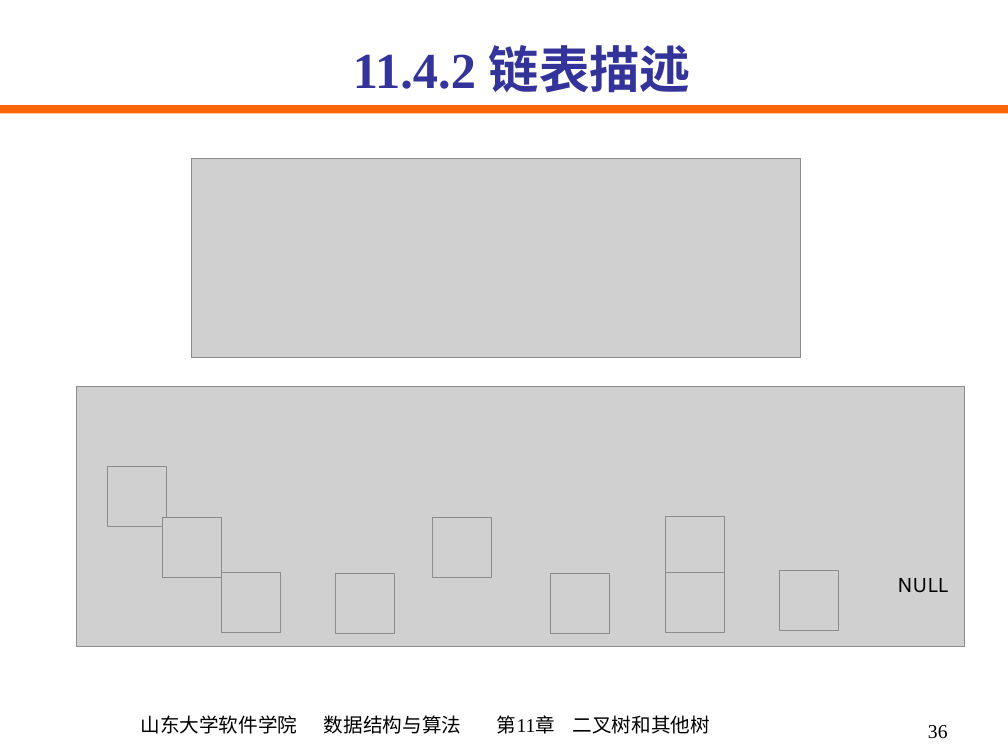
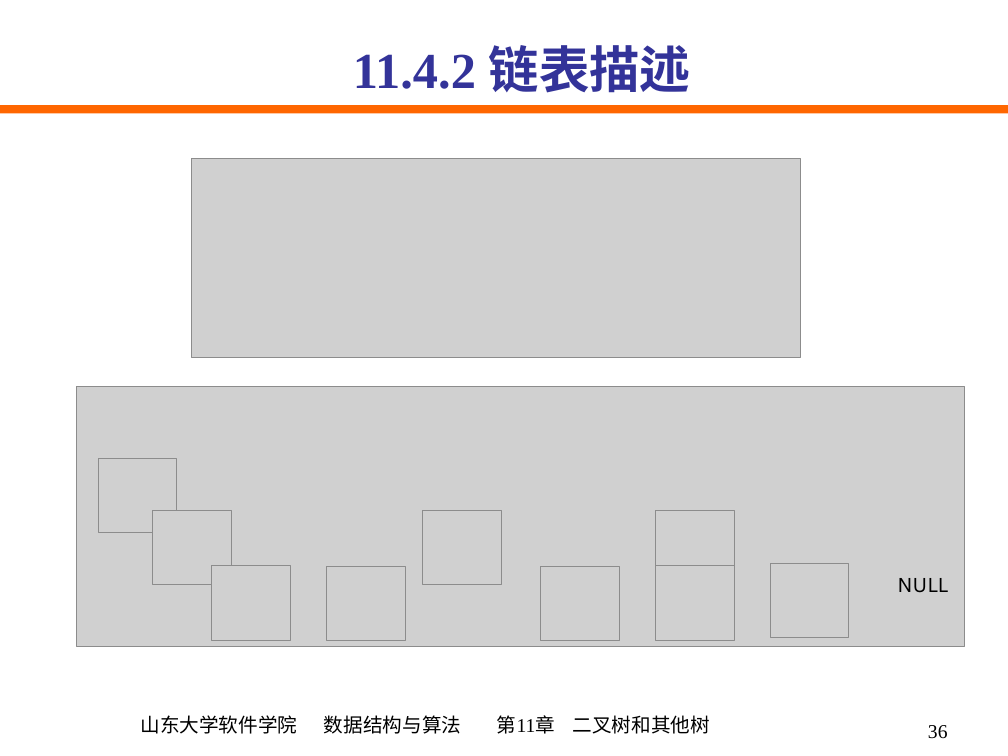
Before and after one commit to mannerth/data-structure-review, a slide deck: slide 36 of PPT/ch11.ppt. Drawn at 1008x756 pixels with LibreOffice and Linux fonts; fonts in the diff are those of the drawing; grey boxes stand for pictures. Boxes give left, top, right and bottom in pixels: in the first picture for what was removed or moved away, otherwise in the second. Text is boxed around its words. In the diff, an @@ line names an element or a change of style, - is before the commit and + after.

```diff
--- a/PPT/ch11.ppt
+++ b/PPT/ch11.ppt
@@ picture resized from (x1=108, y1=466, x2=167, y2=526) to (x1=98, y1=459, x2=176, y2=532) @@
@@ picture resized from (x1=162, y1=518, x2=222, y2=579) to (x1=152, y1=511, x2=231, y2=585) @@
@@ picture resized from (x1=432, y1=518, x2=492, y2=579) to (x1=422, y1=511, x2=501, y2=585) @@
@@ picture resized from (x1=665, y1=517, x2=725, y2=578) to (x1=656, y1=510, x2=735, y2=584) @@
@@ picture resized from (x1=222, y1=573, x2=281, y2=633) to (x1=212, y1=565, x2=290, y2=640) @@
@@ picture resized from (x1=336, y1=574, x2=395, y2=634) to (x1=327, y1=566, x2=405, y2=640) @@
@@ picture resized from (x1=551, y1=574, x2=611, y2=634) to (x1=541, y1=566, x2=620, y2=640) @@
@@ picture resized from (x1=665, y1=573, x2=725, y2=633) to (x1=656, y1=565, x2=735, y2=640) @@
@@ picture resized from (x1=780, y1=571, x2=840, y2=631) to (x1=770, y1=563, x2=849, y2=637) @@
```
Also in this commit, not shown: 6 other slides changed, 13 other files.
